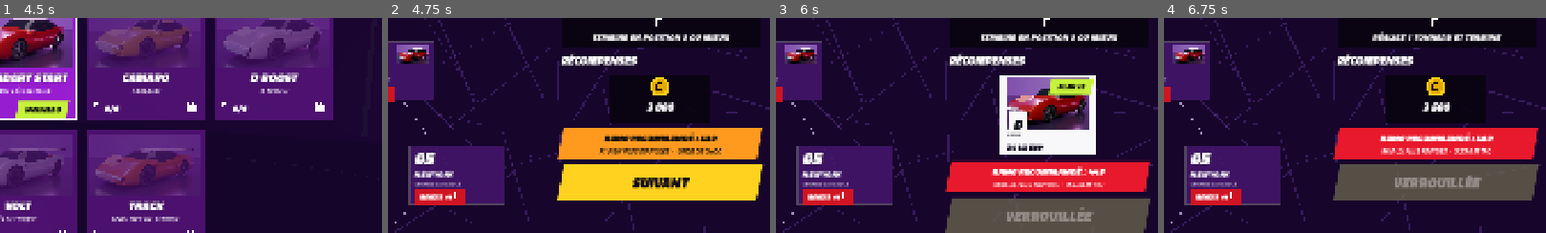
Above: before the commit, frames 1-4 (left to right).
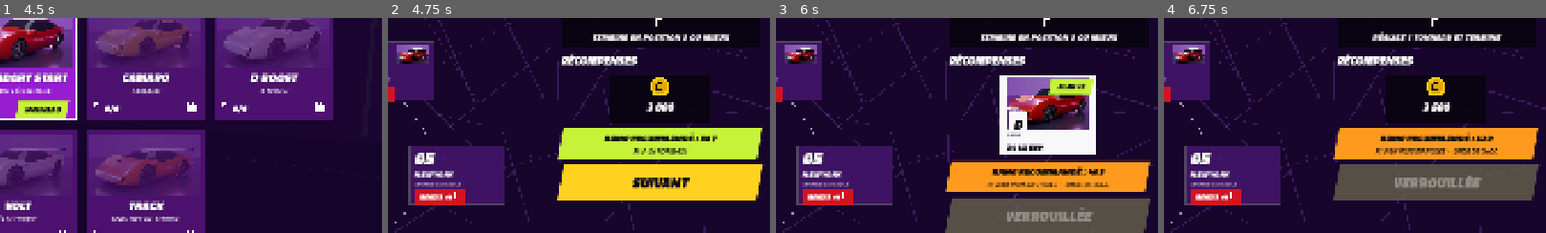
Above: after the commit, the same moments.

Repository: Foollboss/Fangame-mario-avec-mistral
Game: Godot game, scene res://scenes/hub.tscn
Two runs of this game, one before a commit and one after it. Both use one fixed random seed, a clock stepped at 60 frames per second and the inputs below. Sound files missing from this copy of the repository are replaced by a short silence.
Inputs (mouse positions are % of the whole screen's width and height, from its top left):
- Up to frame 1 (4.5 s): tap Enter (ui_accept) at 0.5, 0.77 s; move the mouse to (72, 45) at 0.52 s; hold D (steer_right) 0.53-1.25 s; hold C (camera) 0.53-1.25 s; click (72, 45) at 0.67 s; click "◀" at 1.25 s; drag from (30, 55) to (45, 70) at 2.02 s; move the mouse to (60, 28) at 2.77 s; hold D (steer_right) 2.78-3.5 s; hold W (nitro) 2.78-3.5 s; drag from (45, 70) to (20, 35) at 3.52 s; move the mouse to (80, 65) at 4.27 s; hold A (steer_left) from 4.28 s (still down); hold Page Up (tab_prev) from 4.28 s (still down)
- Up to frame 2 (4.75 s): keep holding A (steer_left); keep holding Page Up (tab_prev); tap Enter (ui_accept) at 4.52 s
- Up to frame 3 (6 s): release A (steer_left) at 5 s; release Page Up (tab_prev) at 5 s; click "01" at 5 s; click "02" at 5.75 s
- Up to frame 4 (6.75 s): click "03" at 6.5 s
The pictures show only the part of the screen within x 48-98%, y 19-69%; the shares and areas given below are measured in that part.

Frame 1 is identical in both runs. In frame 2, 7.3% of the frame differs, in the area x 44-98%, y 51-66%; in frame 3, 7.2%; in frame 4, 7.7%.

Commit message:
Carrière jouable avec la voiture gratuite, contre-la-montre sans faux avertissement
- début de chaque chapitre sous le rang de la voiture gratuite de la classe
  (rang recommandé x0,9 au départ), la difficulté monte ensuite au fil des saisons
- événement de classe (Coupe M5) au rang de départ de la classe : jouable avec
  la M5 gratuite (avant : barre rouge pleine)
- contre-la-montre : barre verte « CONTRE-LA-MONTRE · SANS RIVAUX » au lieu
  d'un avertissement sur des rivaux qui n'existent pas
- outils de test : --upg=n, --reseed=n

Co-Authored-By: Claude Opus 5.5 <noreply@anthropic.com>
Claude-Session: https://claude.ai/code/session_015jKCbdbtrpF3RefnuFPTGB

Diff:
--- a/godot/scripts/autoload/game.gd
+++ b/godot/scripts/autoload/game.gd
@@ -571,7 +571,9 @@
 			"length": 2400.0 + 260.0 * r + 120.0 * ch_idx,
 			"mode": mode,
 			"class": cls,
-			"rec_rank": int(lerp(rmin, rmax * 0.85, k)),
+			# début de chapitre sous le rang de la voiture gratuite de la classe (barre verte),
+			# puis le rang recommandé monte au fil des saisons
+			"rec_rank": int(lerp(rmin * 0.9, rmax * 0.85, k)),
 			"objective": obj,
 			"reward": reward,
 			"flags_required": r,
@@ -862,10 +864,16 @@
 			mst["stars"] = max_stars(autotest["car"])
 			var ml := max_level(autotest["car"])
 			mst["upg"] = [ml, ml, ml, ml]
+		elif autotest.has("upg"):
+			# --upg=n : n niveaux d'amélioration sur chaque statistique (dans la limite des étoiles)
+			var un := mini(int(autotest["upg"]), level_cap(autotest["car"]))
+			car_state(autotest["car"])["upg"] = [un, un, un, un]
 	if autotest.has("career"):
 		# --career=chapitre,saison,course : lance une course de carrière (tests des objectifs)
 		var cp: PackedStringArray = String(autotest["career"]).split(",")
 		var creq: Dictionary = season_races(int(cp[0]), int(cp[1]))[int(cp[2])]
+		if autotest.has("reseed"):
+			creq["seed"] = int(creq["seed"]) + int(autotest["reseed"])  # tests : autre tirage
 		call_deferred("start_race", creq)
 	if autotest.has("race"):
 		var req := quick_race_request(autotest["race"])
--- a/godot/scripts/hub/hub.gd
+++ b/godot/scripts/hub/hub.gd
@@ -942,7 +942,7 @@
 		cr.add_child(crv)
 		rw.add_child(cr)
 	side.add_child(rw)
-	side.add_child(_rec_rank_bar(int(race["rec_rank"]), Game.best_owned_rank(race.get("class", "")), 24, HORIZONTAL_ALIGNMENT_CENTER, true, true))
+	side.add_child(_rec_rank_bar(int(race["rec_rank"]), Game.best_owned_rank(race.get("class", "")), 24, HORIZONTAL_ALIGNMENT_CENTER, true, true, race.get("mode", "") == "time_attack"))
 	var nxt := K.button("SUIVANT" if not locked_sel else "VERROUILLÉE", 36, "primary", Vector2(500, 90))
 	nxt.disabled = locked_sel
 	nxt.pressed.connect(func():
@@ -1007,7 +1007,7 @@
 	if req.has("rec_rank"):
 		# course adaptée à la voiture : comparée à la voiture sélectionnée, sinon à la meilleure possédée
 		var cmp := Game.car_rank(Game.save["selected_car"]) if req.has("rec_factor") else Game.best_owned_rank("" if any_class else cls)
-		hdr.add_child(_rec_rank_bar(Game.race_rec_rank(req, Game.save["selected_car"]), cmp, 24, HORIZONTAL_ALIGNMENT_LEFT, true))
+		hdr.add_child(_rec_rank_bar(Game.race_rec_rank(req, Game.save["selected_car"]), cmp, 24, HORIZONTAL_ALIGNMENT_LEFT, true, false, req.get("mode", "") == "time_attack"))
 	if not any_class:
 		var cp := K.panel(Color(0.03, 0.01, 0.06, 0.9), K.SKEW)
 		cp.add_child(K.label("CLASSE %s UNIQUEMENT" % cls, 22, Game.class_color(cls), "black"))
@@ -1020,15 +1020,16 @@
 const RANK_HINTS := ["RIVAUX NORMAUX", "RIVAUX PLUS DIFFICILES  ·  ONDE DE CHOC", "RIVAUX PLUS RAPIDES  ·  ULTRA NITRO"]
 
 
-func _rec_rank_bar(rec: int, car_rank_value: int, fs: int, align: int = HORIZONTAL_ALIGNMENT_CENTER, skew := true, hint := false) -> Control:
-	var status := Game.rank_status(car_rank_value, rec)
+func _rec_rank_bar(rec: int, car_rank_value: int, fs: int, align: int = HORIZONTAL_ALIGNMENT_CENTER, skew := true, hint := false, time_attack := false) -> Control:
+	# contre-la-montre : pas de rivaux, donc pas de difficulté de rivaux
+	var status := Game.RANK_EASY if time_attack else Game.rank_status(car_rank_value, rec)
 	var col: Color = rank_status_color(status)
 	var txt_col := Color.WHITE if status == Game.RANK_OVER else Color(0.05, 0.05, 0.05)
 	var rr := K.panel(col, K.SKEW if skew else 0.0)
 	var v := K.vbox(0)
 	v.add_child(K.label("RANG RECOMMANDÉ : %d" % rec, fs, txt_col, "black", align))
 	if hint:
-		v.add_child(K.label(RANK_HINTS[status], maxi(fs - 6, 14), txt_col, "semi", align))
+		v.add_child(K.label("CONTRE-LA-MONTRE  ·  SANS RIVAUX" if time_attack else RANK_HINTS[status], maxi(fs - 6, 14), txt_col, "semi", align))
 	rr.add_child(v)
 	return rr
 
@@ -1089,7 +1090,7 @@
 	var rp := K.panel(Color(0.02, 0.01, 0.05, 0.9))
 	var rkh := K.hbox(0)
 	var rank_col := K.LIME if owned else Color(1, 1, 1, 0.6)
-	if owned and req.has("rec_rank"):
+	if owned and req.has("rec_rank") and req.get("mode", "") != "time_attack":
 		# en sélection de course : le rang prend la couleur de la difficulté avec cette voiture
 		rank_col = rank_status_color(Game.rank_status(Game.car_rank(id), Game.race_rec_rank(req, id)))
 	rkh.add_child(K.label(str(Game.car_rank(id)), 22, rank_col, "black"))
@@ -1267,7 +1268,7 @@
 	rkp.add_child(K.class_badge(c["class"], 78))
 	rk.add_child(rkp)
 	if req.has("rec_rank"):
-		rk.add_child(_rec_rank_bar(Game.race_rec_rank(req, id), Game.car_rank(id), 20, HORIZONTAL_ALIGNMENT_RIGHT, false, true))
+		rk.add_child(_rec_rank_bar(Game.race_rec_rank(req, id), Game.car_rank(id), 20, HORIZONTAL_ALIGNMENT_RIGHT, false, true, req.get("mode", "") == "time_attack"))
 
 	# barre d'actions
 	var bar_h := K.hbox(18)
@@ -1645,8 +1646,11 @@
 			loc = l["name"]
 	var rank := Game.car_rank(car_id)
 	if cls != "":
+		# au rang de départ de la classe : jouable avec la voiture gratuite (barre orange)
 		var pool := Game.cars_of_class(cls)
-		rank = int(lerp(float(pool[0]["rank"][0]), float(pool[0]["rank"][1]), 0.45))
+		rank = 1000000
+		for pc in pool:
+			rank = mini(rank, int(pc["rank"][0]))
 	var req := {
 		"id": ev["id"], "event": ev["id"], "name": loc, "theme": ev["theme"],
 		"seed": hash(ev["id"] + Game._today()), "length": 3000.0, "mode": ev["mode"],
